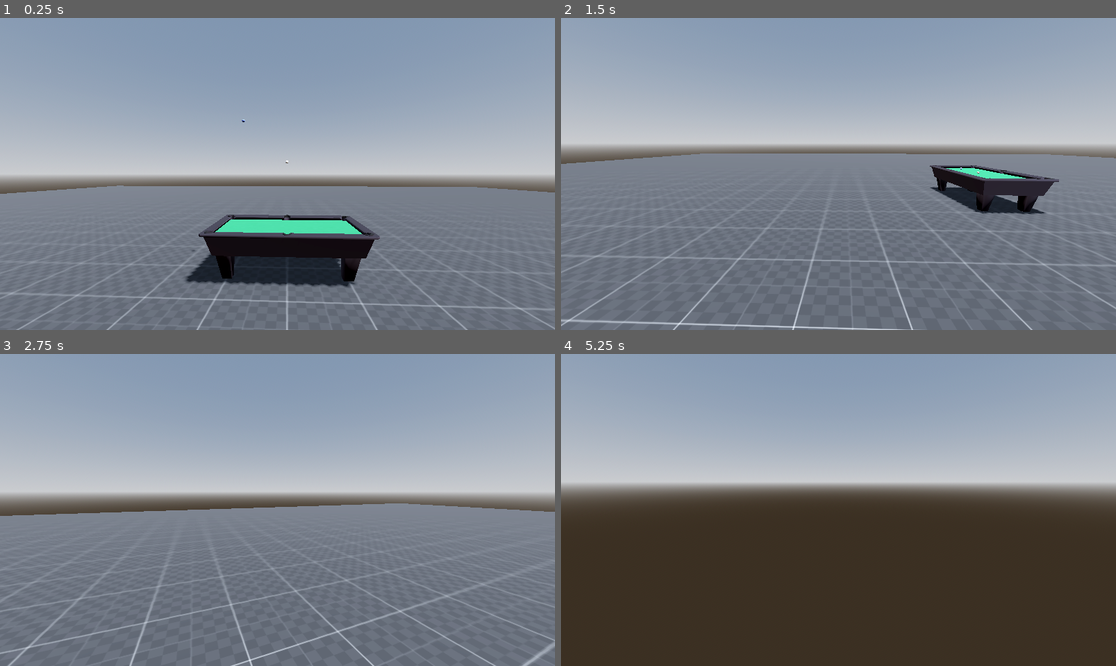
Above: before the commit, frames 1-4 (two rows, left to right).
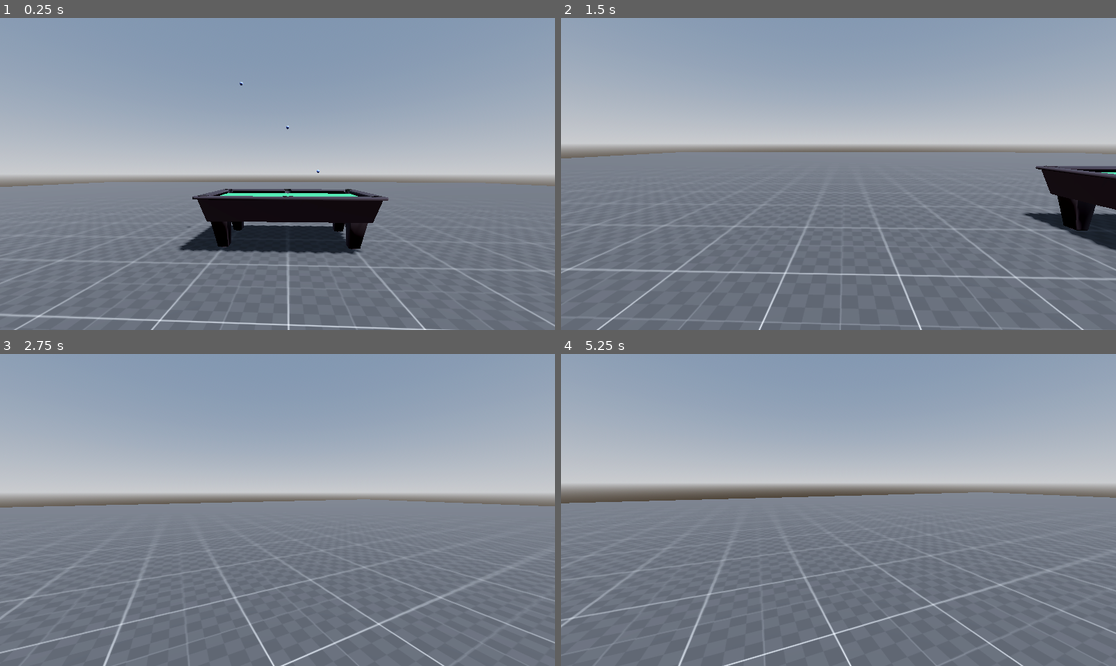
Above: after the commit, the same moments.

Repository: maximosdrr/9-die
Game: Godot game, scene res://Main.tscn
Same seed, same stepped clock (60 frames per second), same inputs: the game is played once before the commit and once after it.
Inputs (mouse positions are in pixels of both pictures, inside the frame that each line leads up to):
- Up to frame 1 (0.25 s): no input
- Up to frame 2 (1.5 s): move the mouse to (960, 158) at 0.52 s; hold D (move_right) 0.53-1.28 s; click (960, 158) at 0.6 s; move the mouse to (810, 174) at 1.27 s; hold W (move_forward) from 1.28 s (still down); click (810, 174) at 1.35 s
- Up to frame 3 (2.75 s): keep holding W (move_forward); move the mouse to (288, 503) at 2.02 s; click (288, 503) at 2.1 s
- Up to frame 4 (5.25 s): keep holding W (move_forward); move the mouse to (832, 516) at 2.77 s; click (832, 516) at 2.85 s; move the mouse to (877, 513) at 3.52 s; click (877, 513) at 3.6 s; move the mouse to (794, 506) at 4.27 s; click (794, 506) at 4.35 s; move the mouse to (844, 510) at 5.02 s; click (844, 510) at 5.1 s

The runs differ from the first frame. In frame 1, 13% of the frame differs, in the area x 0-100%, y 20-100%; in frame 2, 9.4%; in frame 3, 4.8%; in frame 4, 54%, in the area x 0-100%, y 44-100%.

Commit message:
feat: adjust ball physcis

Diff:
--- a/Features/Balls/Ball.gd
+++ b/Features/Balls/Ball.gd
@@ -1,4 +1,5 @@
-class_name Ball extends RigidBody3D
+class_name Ball
+extends RigidBody3D
 
 @export var data: BallResource
 
@@ -8,7 +9,7 @@
 		return
 
 	if data.model != null:
-		_load_model()
+		add_child(data.model.instantiate())
 
 	mass = data.mass
 	gravity_scale = data.gravity_scale
@@ -19,31 +20,31 @@
 
 	add_to_group(Groups.BALL)
 
-func _load_model():
-	add_child(data.model.instantiate())
+func _integrate_forces(state: PhysicsDirectBodyState3D) -> void:
+	_apply_table_friction(state)
 
-func _physics_process(delta: float) -> void:
-	_apply_roll_drag(delta)
-	_clamp_speed()
+func _apply_table_friction(state: PhysicsDirectBodyState3D) -> void:
+	if state.get_contact_count() == 0:
+		return
 
-func _apply_roll_drag(delta: float) -> void:
-	var speed := linear_velocity.length()
+	var v := state.linear_velocity
+	var v_xz := Vector3(v.x, 0.0, v.z)
+	var speed := v_xz.length()
 
 	if speed < data.stop_speed:
-		linear_velocity = Vector3.ZERO
-		angular_velocity = Vector3.ZERO
+		state.linear_velocity = Vector3(0.0, v.y, 0.0)
 		return
 
-	var drag := data.roll_drag * delta
-	linear_velocity -= linear_velocity.normalized() * drag
+	var decel := data.roll_drag * state.step
+	var new_speed = max(0.0, speed - decel)
+	var new_v_xz = v_xz.normalized() * new_speed
 
-func _clamp_speed() -> void:
-	if linear_velocity.length() > data.max_speed:
-		linear_velocity = linear_velocity.normalized() * data.max_speed
+	state.linear_velocity = Vector3(new_v_xz.x, v.y, new_v_xz.z)
 
 func strike(direction: Vector3, power: float, hit_offset: Vector3 = Vector3.ZERO) -> void:
-	if direction.length_squared() < 0.0001 or power <= 0.0:
+	var dir := Vector3(direction.x, 0.0, direction.z)
+	if dir.length_squared() < 0.0001 or power <= 0.0:
 		return
 
-	var impulse := direction.normalized() * power
+	var impulse := dir.normalized() * power
 	apply_impulse(impulse, hit_offset)
--- a/Features/Balls/BallResource.gd
+++ b/Features/Balls/BallResource.gd
@@ -3,13 +3,13 @@
 @export var name: String
 @export var mass := 0.17
 @export var gravity_scale := 1.0
-@export var linear_damp := 0.2
-@export var angular_damp := 0.2
+@export var linear_damp := 0.3
+@export var angular_damp := 0.3
 @export var continous_cd := true
 @export var can_sleep := true
 
-@export var roll_drag: float = 0.25
-@export var stop_speed: float = 0.05
+@export var roll_drag: float = 0.6
+@export var stop_speed: float = 0.2
 @export var max_speed: float = 10.0
 
 @export var model: PackedScene
--- a/Features/Balls/Resources/PrototypeBall.tres
+++ b/Features/Balls/Resources/PrototypeBall.tres
@@ -6,5 +6,7 @@
 [resource]
 script = ExtResource("2_cumvy")
 name = "PrototypeBall"
+linear_damp = 0.3
+angular_damp = 0.3
 model = ExtResource("1_cumvy")
 metadata/_custom_type_script = "uid://b18ax0wydcqg1"
--- a/Features/Spec/Spec.gd
+++ b/Features/Spec/Spec.gd
@@ -4,11 +4,13 @@
 const SPEED = 5.0
 const JUMP_VELOCITY = 4.5
 var gravity = 12
-var speed = 10
+var speed = 3
 
 @export var camera: Camera3D
 @export var camera_pivot: CameraPivot
 @export var cue: RayCast3D
+@export var model: Node3D
+@export var cue_strength := 1.0
 
 func _physics_process(delta: float) -> void:
 	if not is_on_floor():
@@ -31,6 +33,7 @@
 	move_and_slide()
 
 func _process(_delta: float):
+	model.global_rotation.y = camera_pivot.global_rotation.y + camera_pivot.BASE_YAW
 	_strike_ball()
 
 func _get_cue_direction() -> Vector3:
@@ -47,4 +50,4 @@
 			if collider.is_in_group(Groups.BALL):
 				var ball = collider as Ball
 				var cue_direction = _get_cue_direction()
-				ball.strike(cue_direction, 1)
+				ball.strike(cue_direction, cue_strength)
--- a/Features/Spec/Spec.tscn
+++ b/Features/Spec/Spec.tscn
@@ -4,27 +4,32 @@
 [ext_resource type="Script" uid="uid://b2jkrngg2mldq" path="res://Features/Spec/CameraPivot.gd" id="2_w4e6a"]
 
 [sub_resource type="CapsuleShape3D" id="CapsuleShape3D_qhdlv"]
-radius = 0.3466797
-height = 1.3590698
+radius = 0.14160156
+height = 1.4960136
 
 [sub_resource type="CapsuleMesh" id="CapsuleMesh_qhdlv"]
 
-[node name="Spec" type="CharacterBody3D" node_paths=PackedStringArray("camera", "camera_pivot", "cue")]
+[node name="Spec" type="CharacterBody3D" node_paths=PackedStringArray("camera", "camera_pivot", "cue", "model")]
 script = ExtResource("1_lmw26")
 camera = NodePath("Body/CameraPivot/Camera3D")
 camera_pivot = NodePath("Body/CameraPivot")
 cue = NodePath("Body/CameraPivot/Camera3D/RayCast3D")
+model = NodePath("Body/Model3D")
+cue_strength = 0.5
 
 [node name="CollisionShape3D" type="CollisionShape3D" parent="."]
-transform = Transform3D(1, 0, 0, 0, 1, 0, 0, 0, 1, 0, -0.005671978, 0)
+transform = Transform3D(1, 0, 0, 0, 1, 0, 0, 0, 1, 0, -0.0010771751, 0)
 shape = SubResource("CapsuleShape3D_qhdlv")
 
-[node name="Body" type="MeshInstance3D" parent="."]
-transform = Transform3D(0.5625956, 0, 0, 0, 0.6584224, 0, 0, 0, 0.57506424, 0, 0, 0)
+[node name="Body" type="Node3D" parent="."]
+transform = Transform3D(0.61873686, 0, 0, 0, 0.7268667, 0, 0, 0, 0.5315552, 0, 0, 0)
+
+[node name="Model3D" type="MeshInstance3D" parent="Body"]
 mesh = SubResource("CapsuleMesh_qhdlv")
+skeleton = NodePath("../..")
 
 [node name="CameraPivot" type="Node3D" parent="Body" node_paths=PackedStringArray("camera")]
-transform = Transform3D(1, 0, 0, 0, 1, 0, 0, 0, 1, 0, 1.2845168, 0)
+transform = Transform3D(1, 0, 0, 0, 1, 0, 0, 0, 1, 0, 0.5177065, -0.4314682)
 script = ExtResource("2_w4e6a")
 camera = NodePath("Camera3D")
 
--- a/Features/Tables/Models/GreenTable.tscn
+++ b/Features/Tables/Models/GreenTable.tscn
@@ -48,7 +48,7 @@
 size = Vector3(1.1513519, 2.3651195, 0.24108887)
 
 [sub_resource type="BoxShape3D" id="BoxShape3D_uhai5"]
-size = Vector3(0.00982666, 0.055453368, 1.0328827)
+size = Vector3(0.00982666, 0.07455862, 1.1678267)
 
 [node name="GreenTable" type="StaticBody3D"]
 physics_material_override = SubResource("PhysicsMaterial_uhai5")
@@ -63,11 +63,11 @@
 shape = SubResource("BoxShape3D_qq52u")
 
 [node name="Rail1" type="CollisionShape3D" parent="."]
-transform = Transform3D(1, 0, 0, 0, 1, 0, 0, 0, 1, -0.5791928, 0.77922136, 0.5913162)
+transform = Transform3D(1, 0, 0, 0, 1, 0, 0, 0, 1, -0.5791928, 0.77361095, 0.5588925)
 shape = SubResource("BoxShape3D_uhai5")
 
 [node name="Rail2" type="CollisionShape3D" parent="."]
-transform = Transform3D(1, 0, 0, 0, 1, 0, 0, 0, 1, -0.58229274, 0.7833228, -0.5975827)
+transform = Transform3D(1, 0, 0, 0, 1, 0, 0, 0, 1, -0.5791928, 0.79441077, -0.58789015)
 shape = SubResource("BoxShape3D_uhai5")
 
 [node name="Rail3" type="CollisionShape3D" parent="."]
@@ -79,7 +79,7 @@
 shape = SubResource("BoxShape3D_uhai5")
 
 [node name="Rail5" type="CollisionShape3D" parent="."]
-transform = Transform3D(-4.3708987e-08, 4.577362e-10, -1, 0.010471783, 0.99994516, 0, 0.9999451, -0.010471784, -4.371139e-08, -0.001351729, 0.7829933, 1.1920936)
+transform = Transform3D(-4.3708987e-08, 4.577362e-10, -1, 0.010471783, 0.99994516, 0, 0.9999451, -0.010471784, -4.371139e-08, -0.013192132, 0.7829933, 1.1920936)
 shape = SubResource("BoxShape3D_uhai5")
 
 [node name="Rail6" type="CollisionShape3D" parent="."]
--- a/Levels/PrototypeLevel/Prototype.tscn
+++ b/Levels/PrototypeLevel/Prototype.tscn
@@ -1,9 +1,8 @@
-[gd_scene load_steps=14 format=3 uid="uid://dvyejk17aixhq"]
+[gd_scene load_steps=13 format=3 uid="uid://dvyejk17aixhq"]
 
 [ext_resource type="Texture2D" uid="uid://cyym6fd41fb6t" path="res://Assets/Textures/PrototypeTextures/texture_08.svg" id="1_b7m75"]
 [ext_resource type="PackedScene" uid="uid://clmvlocym2bdk" path="res://Features/Tables/Models/GreenTable.tscn" id="2_5rn6i"]
 [ext_resource type="PackedScene" uid="uid://cqwu27wd0ddmr" path="res://Features/Balls/Ball.tscn" id="3_4e5w7"]
-[ext_resource type="Resource" uid="uid://clvpbtspke3bh" path="res://Features/Balls/Resources/WhiteBall.tres" id="4_y12w2"]
 [ext_resource type="Resource" uid="uid://umg6l17oxgvf" path="res://Features/Balls/Resources/PrototypeBall.tres" id="5_rxpk7"]
 [ext_resource type="PackedScene" uid="uid://dq4mwkkjaq18o" path="res://Features/Spec/Spec.tscn" id="5_s6lm4"]
 
@@ -56,13 +55,17 @@
 
 [node name="GreenTable" parent="." instance=ExtResource("2_5rn6i")]
 
-[node name="WhiteBall" parent="GreenTable" instance=ExtResource("3_4e5w7")]
-transform = Transform3D(1, 0, 0, 0, 1, 0, 0, 0, 1, 0, 2.1942391, 0)
-data = ExtResource("4_y12w2")
-
 [node name="PrototypeBall" parent="GreenTable" instance=ExtResource("3_4e5w7")]
 transform = Transform3D(1, 0, 0, 0, 1, 0, 0, 0, 1, 0, 2.9697213, 0.81490916)
 data = ExtResource("5_rxpk7")
 
+[node name="PrototypeBall1" parent="GreenTable" instance=ExtResource("3_4e5w7")]
+transform = Transform3D(1, 0, 0, 0, 1, 0, 0, 0, 1, 0, 2.1942391, 0)
+data = ExtResource("5_rxpk7")
+
+[node name="PrototypeBall2" parent="GreenTable" instance=ExtResource("3_4e5w7")]
+transform = Transform3D(1, 0, 0, 0, 1, 0, 0, 0, 1, 0, 1.428616, -0.52511317)
+data = ExtResource("5_rxpk7")
+
 [node name="Spec" parent="." instance=ExtResource("5_s6lm4")]
-transform = Transform3D(-0.047193676, 0, 0.99888575, 0, 1, 0, -0.99888575, 0, -0.047193676, 3.7670116, 1.2397966, 0)
+transform = Transform3D(-0.047193676, 0, 0.99888575, 0, 1, 0, -0.99888575, 0, -0.047193676, 3.7670116, 0.71248436, 0)
